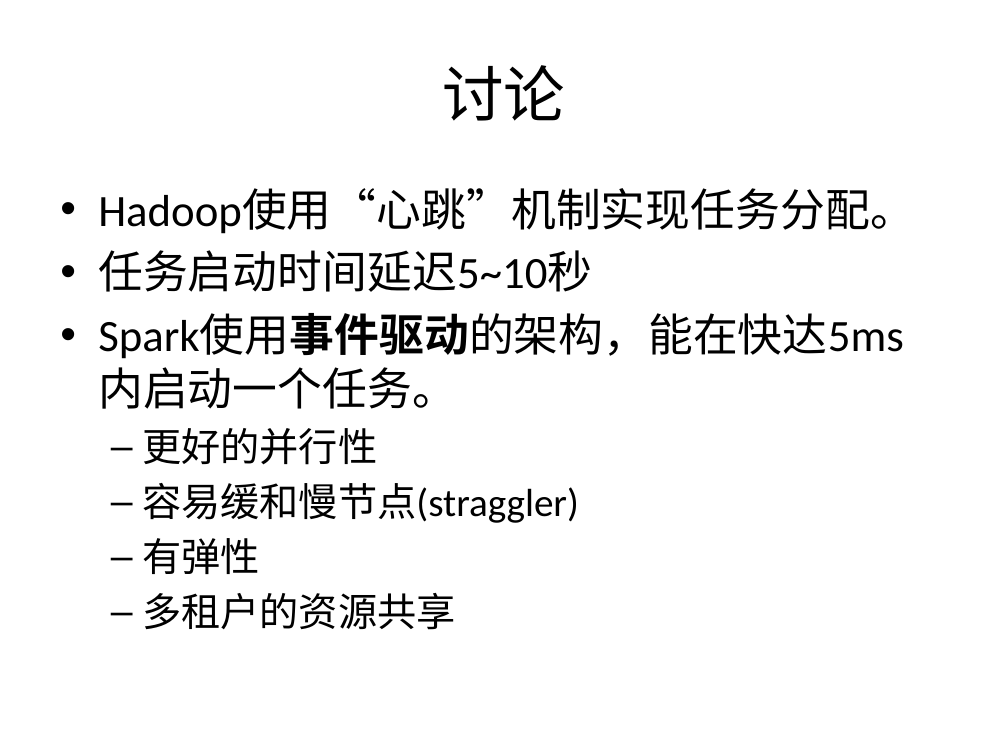
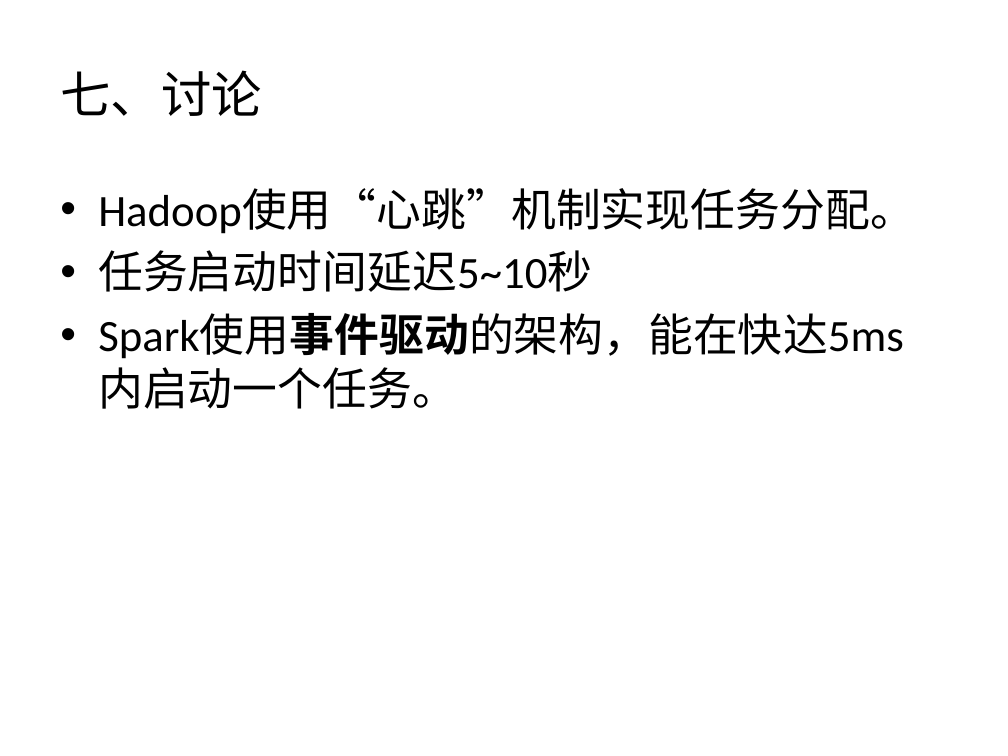
Before and after one commit to wuxingdexian/seminar, a slide deck: slide 43 of 整合.pptx. Drawn at 1008x756 pixels with LibreOffice and Linux fonts; fonts in the diff are those of the drawing. Boxes give left, top, right and bottom in pixels: in the first picture for what was removed or moved away, otherwise in the second. Text is boxed around its words. In the diff, an @@ line names an element or a change of style, - is before the commit and + after.

```diff
--- a/整合.pptx
+++ b/整合.pptx
@@ title at bbox=[60, 70, 262, 116]: text changed; size 44 to 36 pt @@
-讨论
+七、讨论
@@ text at bbox=[142, 428, 579, 630]: paragraphs removed @@
-  – 更好的并行性
-  – 容易缓和慢节点(straggler)
-  – 有弹性
-  – 多租户的资源共享
```
Also in this commit, not shown: 38 other slides changed, 2 slides added, 1 slide removed.
